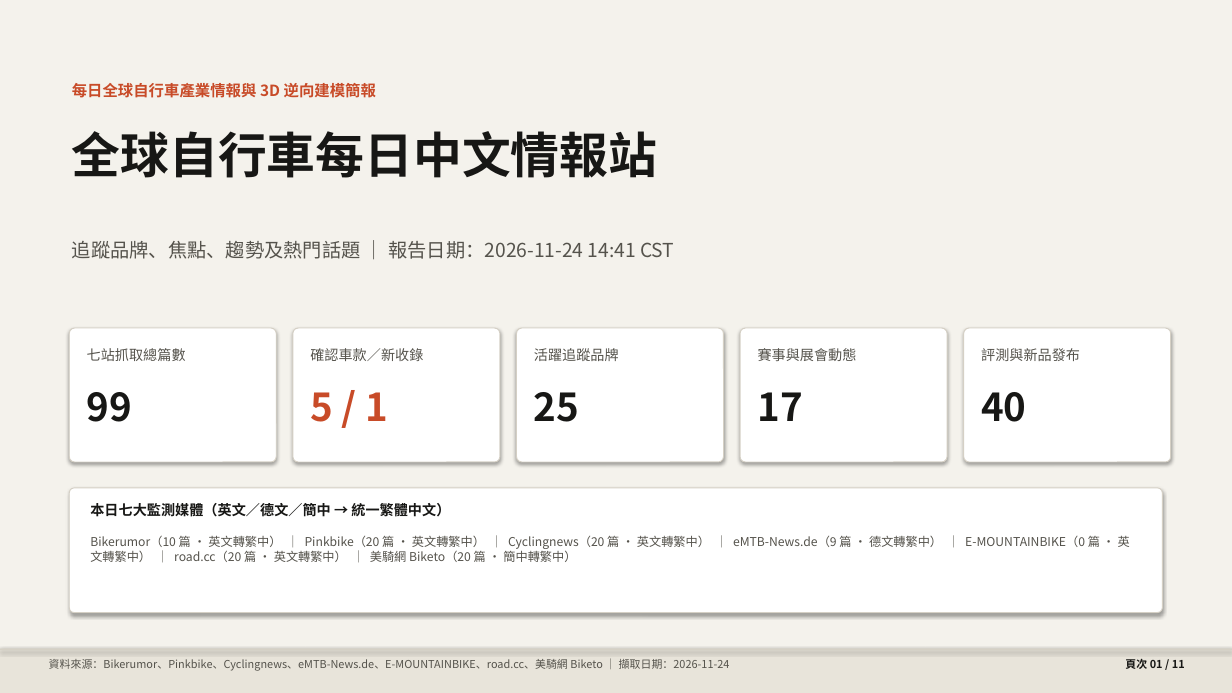
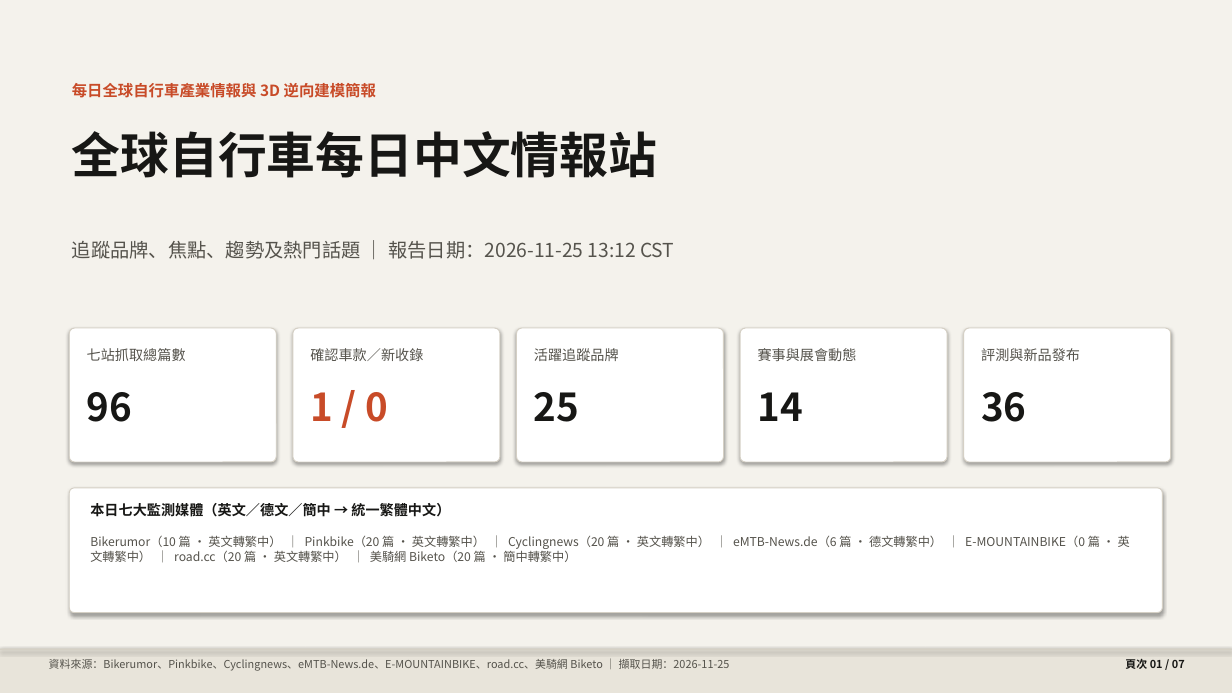
Before and after one commit to pc007ya/BikeResearch-Daily, a slide deck: slide 1 of docs/data/daily_briefing.pptx. Drawn at 1232x693 pixels with LibreOffice and Linux fonts; fonts in the diff are those of the drawing. Boxes give left, top, right and bottom in pixels: in the first picture for what was removed or moved away, otherwise in the second. Text is boxed around its words. In the diff, an @@ line names an element or a change of style, - is before the commit and + after.

```diff
--- a/docs/data/daily_briefing.pptx
+++ b/docs/data/daily_briefing.pptx
@@ text at (72, 241, 674, 259): text changed @@
-追蹤品牌、焦點、趨勢及熱門話題 ｜ 報告日期：2026-11-24 14:41 CST
+追蹤品牌、焦點、趨勢及熱門話題 ｜ 報告日期：2026-11-25 13:12 CST
@@ text at (87, 392, 132, 422): text changed @@
-99
+96
@@ text at (310, 392, 388, 422): text changed @@
-5 / 1
+1 / 0
@@ text at (758, 392, 803, 421): text changed @@
-17
+14
@@ text at (981, 392, 1026, 422): text changed @@
-40
+36
@@ text at (90, 535, 1130, 562): text changed @@
-Bikerumor（10 篇 · 英文轉繁中） ｜ Pinkbike（20 篇 · 英文轉繁中） ｜ Cyclingnews（20 篇 · 英文轉繁中） ｜ eMTB-News.de（9 篇 · 德文轉繁中） ｜ E-MOUNTAINBIKE（0 篇 · 英文轉繁中） ｜ road.cc（20 篇 · 英文轉繁中） ｜ 美騎網 Biketo（20 篇 · 簡中轉繁中）
+Bikerumor（10 篇 · 英文轉繁中） ｜ Pinkbike（20 篇 · 英文轉繁中） ｜ Cyclingnews（20 篇 · 英文轉繁中） ｜ eMTB-News.de（6 篇 · 德文轉繁中） ｜ E-MOUNTAINBIKE（0 篇 · 英文轉繁中） ｜ road.cc（20 篇 · 英文轉繁中） ｜ 美騎網 Biketo（20 篇 · 簡中轉繁中）
@@ text at (49, 659, 730, 671): text changed @@
-資料來源：Bikerumor、Pinkbike、Cyclingnews、eMTB-News.de、E-MOUNTAINBIKE、road.cc、美騎網 Biketo ｜ 擷取日期：2026-11-24
+資料來源：Bikerumor、Pinkbike、Cyclingnews、eMTB-News.de、E-MOUNTAINBIKE、road.cc、美騎網 Biketo ｜ 擷取日期：2026-11-25
@@ text at (1125, 659, 1185, 669): text changed @@
-頁次 01 / 11
+頁次 01 / 07
```
Also in this commit, not shown: 6 other slides changed, 4 slides removed, 10 other files.
